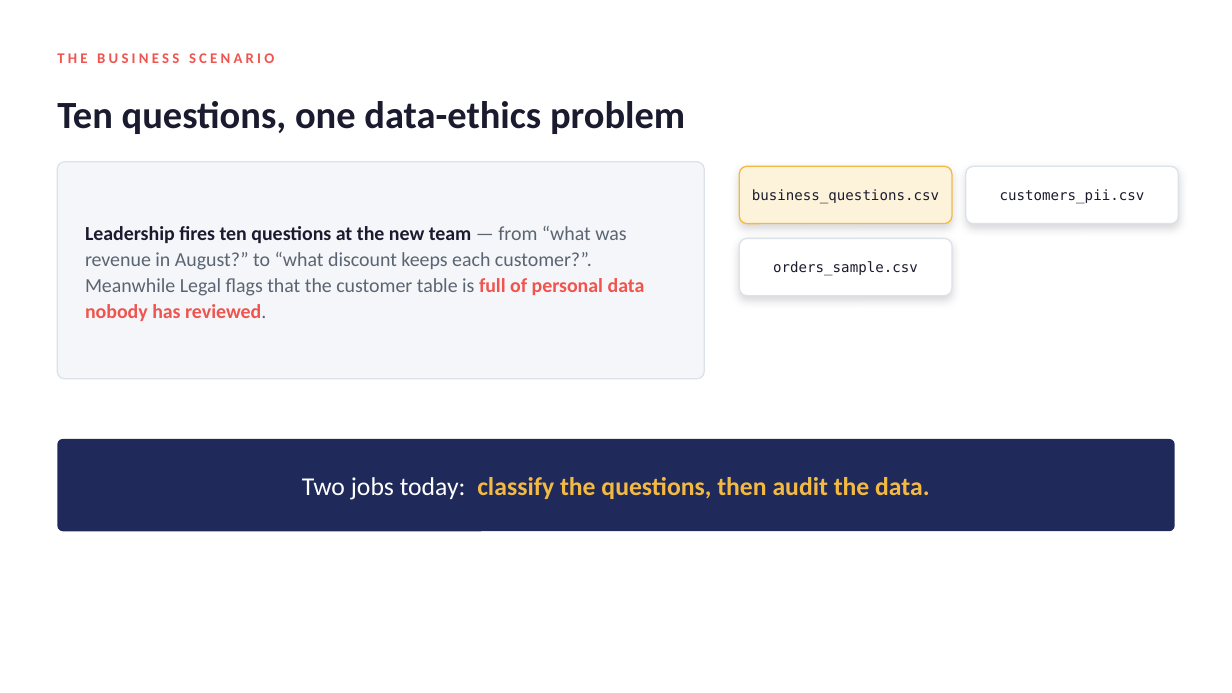
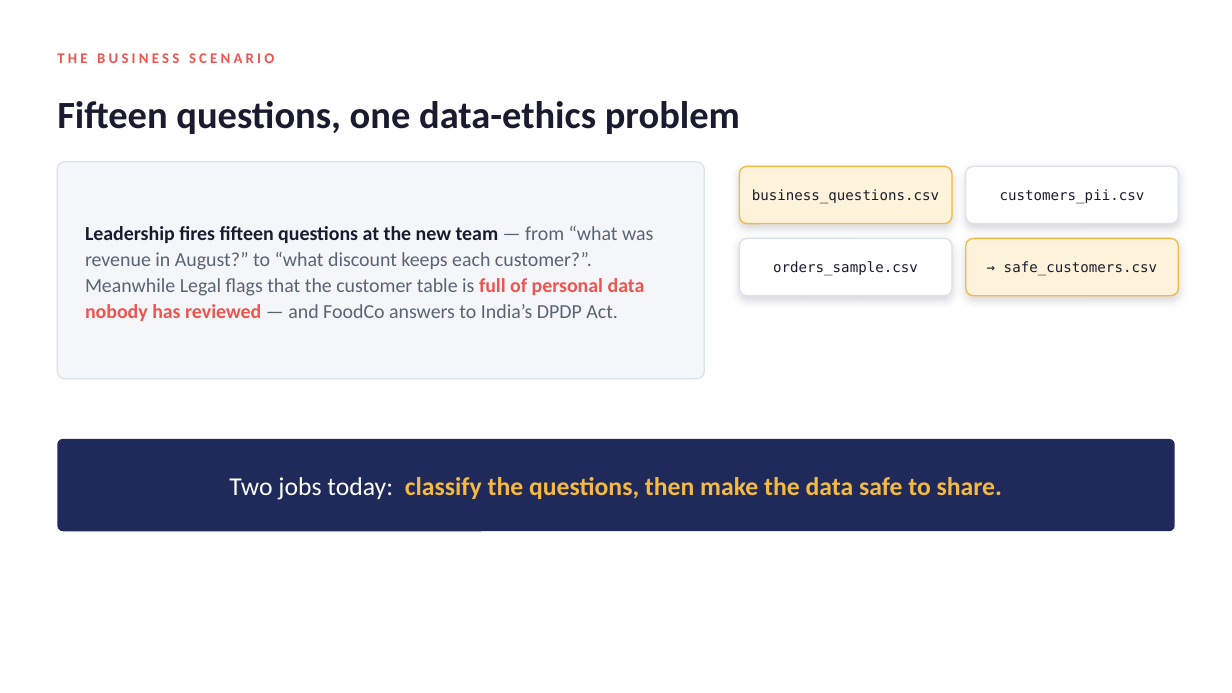
Before and after one commit to Abhinav1296/teaching, a slide deck: slide 3 of Day_02_Analytics_Types_and_Ethics/Day_02_deck.pptx. Drawn at 1232x693 pixels with LibreOffice and Linux fonts; fonts in the diff are those of the drawing. Boxes give left, top, right and bottom in pixels: in the first picture for what was removed or moved away, otherwise in the second. Text is boxed around its words. In the diff, an @@ line names an element or a change of style, - is before the commit and + after.

Commit message:
Day 2: deepen to 6-hour single-batch (15 Qs, masking lab, DPDP, ethics desk)

```diff
--- a/Day_02_Analytics_Types_and_Ethics/Day_02_deck.pptx
+++ b/Day_02_Analytics_Types_and_Ethics/Day_02_deck.pptx
@@ text at (57, 101, 740, 134): text changed @@
-Ten questions, one data-ethics problem
+Fifteen questions, one data-ethics problem
@@ text at (85, 226, 653, 321): text changed @@
-Leadership fires ten questions at the new team — from “what was revenue in August?” to “what discount keeps each customer?”. Meanwhile Legal flags that the customer table is full of personal data nobody has reviewed.
+Leadership fires fifteen questions at the new team — from “what was revenue in August?” to “what discount keeps each customer?”. Meanwhile Legal flags that the customer table is full of personal data nobody has reviewed — and FoodCo answers to India’s DPDP Act.
@@ rounded rectangle added at (966, 238, 1178, 296), fill #FDF3DA, outline #F4B942 1 pt, 11 pt, text #1B1B2F @@
+→ safe_customers.csv
@@ text in rounded rectangle at (229, 477, 1002, 500): text changed @@
-Two jobs today: classify the questions, then audit the data.
+Two jobs today: classify the questions, then make the data safe to share.
```
Also in this commit, not shown: 6 other slides changed, 3 slides added, 2 slides removed, 3 other files.
